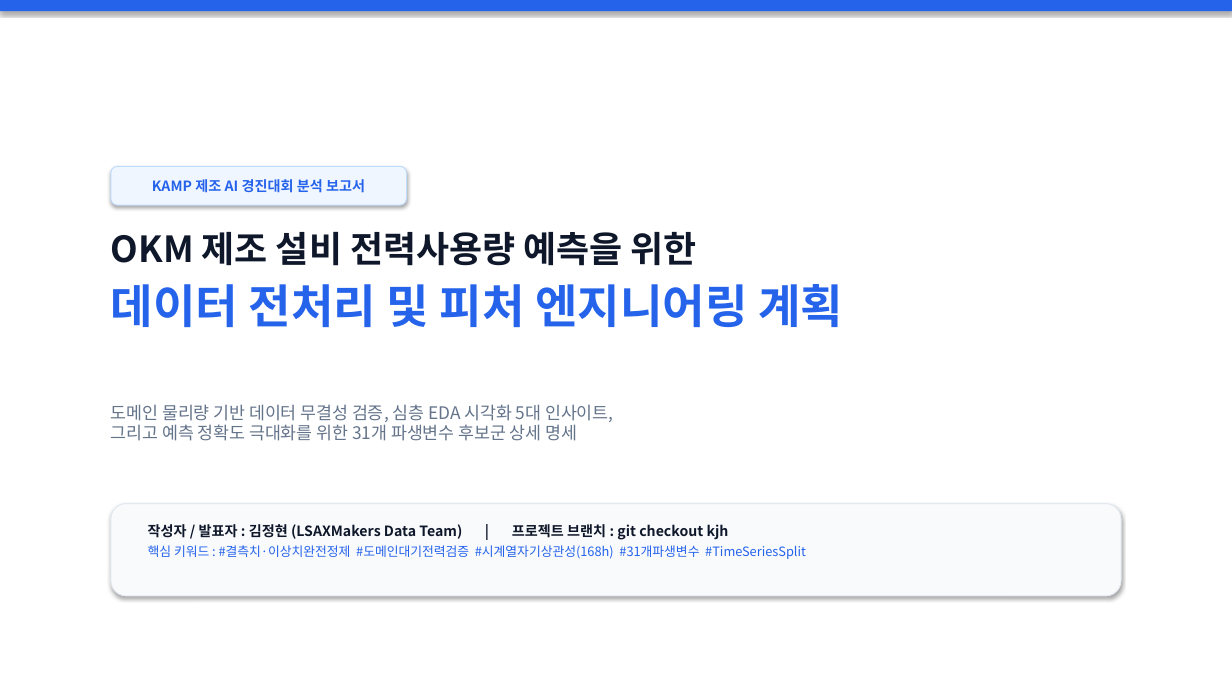
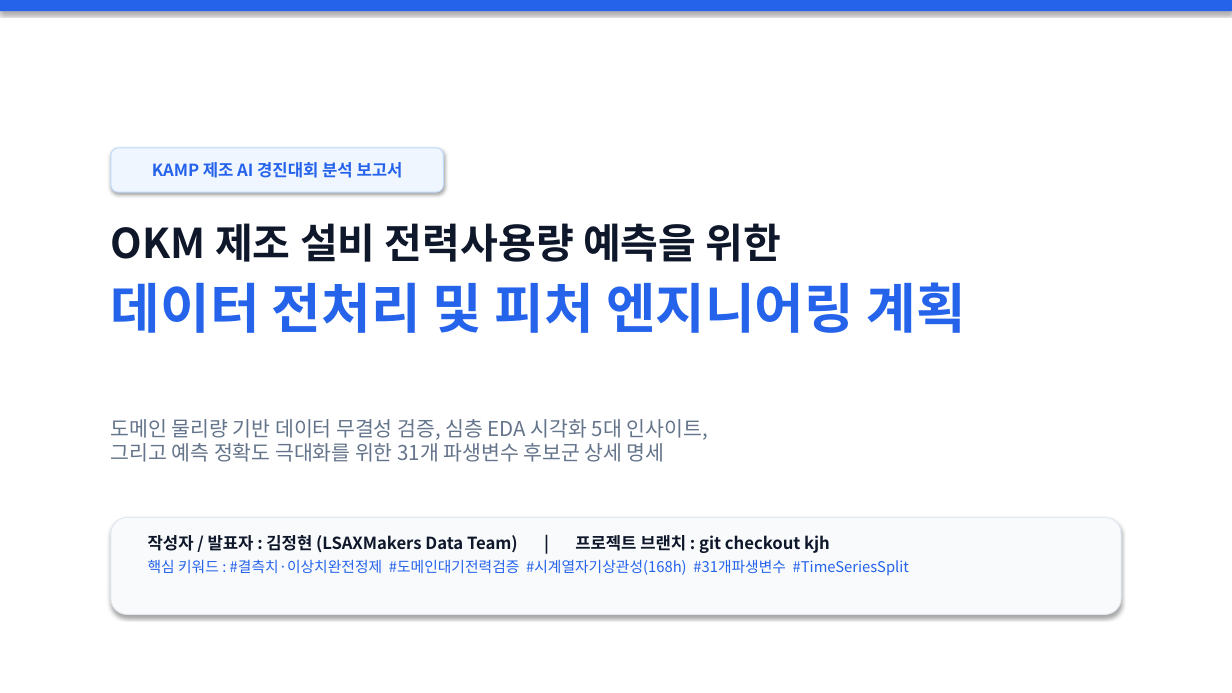
Before and after one commit to jgi0117/KAMP-Competition, a slide deck: slide 1 of reports/EDA_전처리_및_피처엔지니어링_보고.pptx. Drawn at 1232x693 pixels with LibreOffice and Linux fonts; fonts in the diff are those of the drawing. Boxes give left, top, right and bottom in pixels: in the first picture for what was removed or moved away, otherwise in the second. Text is boxed around its words. In the diff, an @@ line names an element or a change of style, - is before the commit and + after.

Commit message:
style(docs): scale up font sizes for high presentation readability and add section divider slides

```diff
--- a/reports/EDA_전처리_및_피처엔지니어링_보고.pptx
+++ b/reports/EDA_전처리_및_피처엔지니어링_보고.pptx
@@ rounded rectangle "KAMP 제조 AI 경진대회 분석 ...": place and size @@
-rounded rectangle "KAMP 제조 AI 경진대회 분석 ..." at [111, 166, 407, 205]
+rounded rectangle "KAMP 제조 AI 경진대회 분석 ..." at [111, 148, 444, 192]
@@ rounded rectangle "KAMP 제조 AI 경진대회 분석 ..." at [111, 148, 444, 192]: size 11 to 13 pt @@
@@ text "OKM 제조 설비 전력사용량 예측을 ...": place and size @@
-text "OKM 제조 설비 전력사용량 예측을 ..." at [111, 232, 843, 327]
+text "OKM 제조 설비 전력사용량 예측을 ..." at [111, 223, 965, 333]
@@ text "OKM 제조 설비 전력사용량 예측을 ..." at [111, 223, 965, 333]: size 28 to 32 pt in "OKM 제조 설비 전력사용량 예측을 위한"; size 36 to 42 pt in "데이터 전처리 및 피처 엔지니어링 계획" @@
@@ text "도메인 물리량 기반 데이터 무결성 ...": place and size @@
-text "도메인 물리량 기반 데이터 무결성 ..." at [111, 404, 613, 441]
+text "도메인 물리량 기반 데이터 무결성 ..." at [111, 419, 708, 462]
@@ text "도메인 물리량 기반 데이터 무결성 ..." at [111, 419, 708, 462]: size 13.5 to 16 pt @@
@@ rounded rectangle: place and size @@
-rounded rectangle at [111, 504, 1121, 596]
+rounded rectangle at [111, 518, 1121, 615]
@@ text "작성자 / 발표자 : 김정현 ...": place and size @@
-text "작성자 / 발표자 : 김정현 ..." at [148, 524, 806, 559]
+text "작성자 / 발표자 : 김정현 ..." at [148, 535, 909, 576]
@@ text "작성자 / 발표자 : 김정현 ..." at [148, 535, 909, 576]: size 11 to 13 pt in "작성자 / 발표자 : 김정현 (LSAXMakers Data ..."; size 10 to 11.5 pt in "핵심 키워드 : #결측치·이상치완전정제 #도메인대기전력검증 #시계열자기상관성(168h) #31개파생변수 ..." @@
```
Also in this commit, not shown: 13 other slides changed, 4 slides added, 2 other files.
